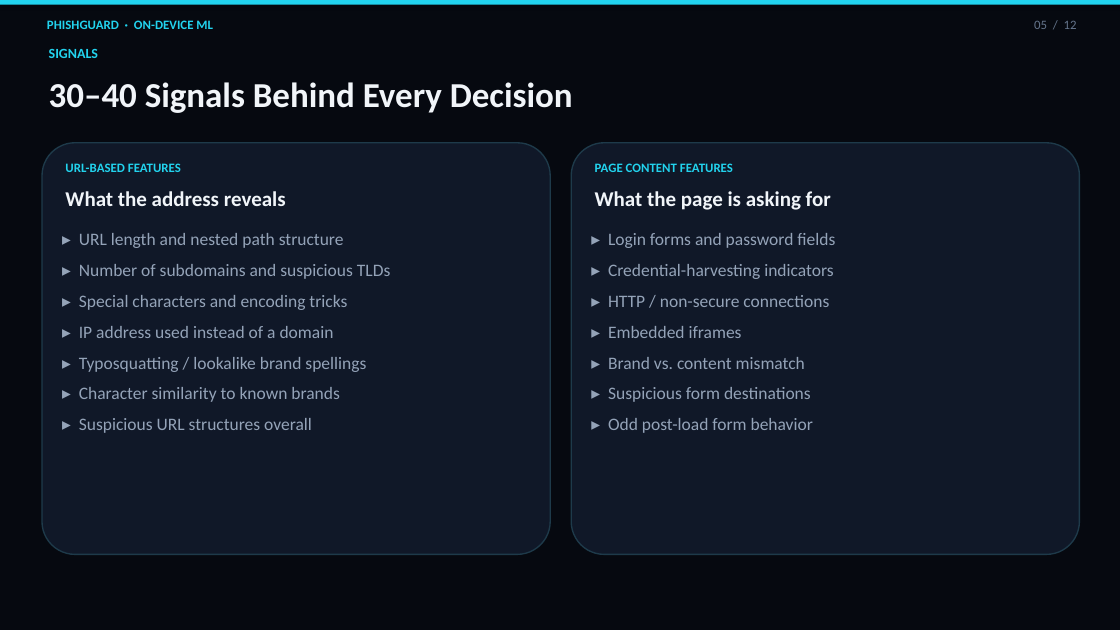
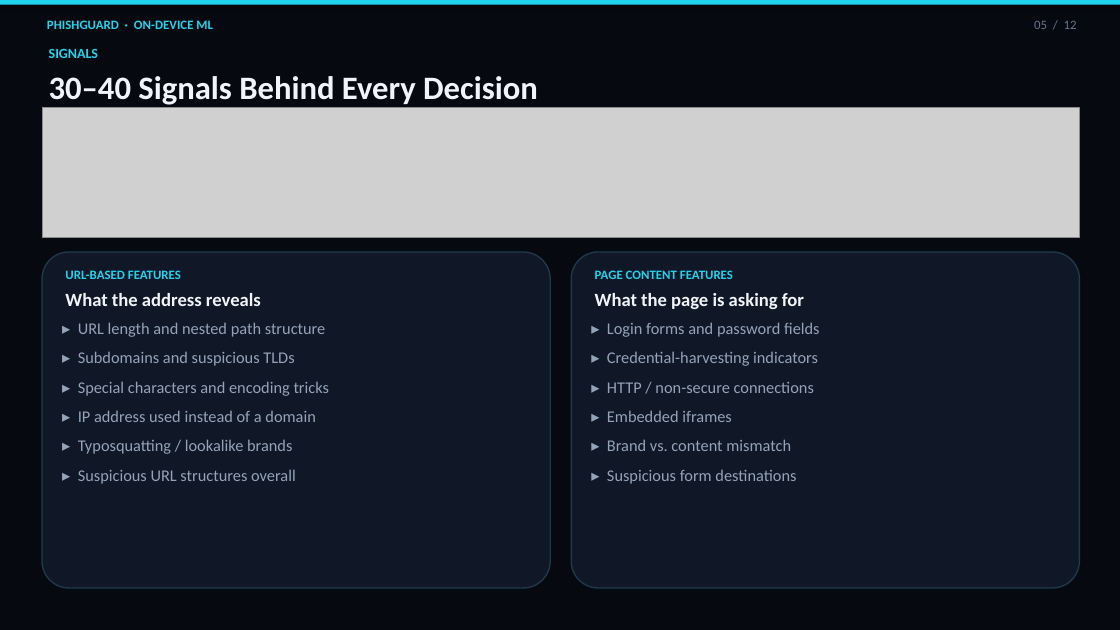
Before and after one commit to sachin20072909/Arduino-learning-journey.., a slide deck: slide 5 of presentation/PhishGuard-Hackathon-Pitch.pptx. Drawn at 1120x630 pixels with LibreOffice and Linux fonts; fonts in the diff are those of the drawing; grey boxes stand for pictures. Boxes give left, top, right and bottom in pixels: in the first picture for what was removed or moved away, otherwise in the second. Text is boxed around its words. In the diff, an @@ line names an element or a change of style, - is before the commit and + after.

Commit message:
Add cinematic visuals to the PhishGuard pitch deck
Generated cybersecurity images for title, problem, product,
privacy, ML, signals, dataset, and closing slides so the
PPTX is more pitch-ready for upload.

```diff
--- a/presentation/PhishGuard-Hackathon-Pitch.pptx
+++ b/presentation/PhishGuard-Hackathon-Pitch.pptx
@@ text "30–40 Signals Behind Every Decision" at (49, 76, 538, 108): size 30 to 28 pt @@
@@ picture added at (42, 108, 1080, 238) @@
@@ rounded rectangle: place and size @@
-rounded rectangle at (42, 143, 550, 555)
+rounded rectangle at (42, 252, 550, 588)
@@ text "URL-BASED FEATURES": place and size @@
-text "URL-BASED FEATURES" at (65, 163, 181, 172)
+text "URL-BASED FEATURES" at (65, 270, 181, 279)
@@ rounded rectangle: place and size @@
-rounded rectangle at (571, 143, 1080, 555)
+rounded rectangle at (571, 252, 1080, 588)
@@ text "PAGE CONTENT FEATURES": place and size @@
-text "PAGE CONTENT FEATURES" at (595, 163, 733, 172)
+text "PAGE CONTENT FEATURES" at (595, 270, 733, 279)
@@ text "What the address reveals": place and size @@
-text "What the address reveals" at (65, 191, 286, 206)
+text "What the address reveals" at (65, 293, 261, 306)
@@ text "What the address reveals" at (65, 293, 261, 306): size 18 to 16 pt @@
@@ text "What the page is asking ..." at (595, 293, 804, 309): size 18 to 16 pt @@
@@ text "What the page is asking ...": place and size @@
-text "What the page is asking ..." at (595, 191, 831, 210)
+text "What the page is asking ..." at (595, 293, 804, 309)
@@ text "▸ URL length and nested ...": place and size @@
-text "▸ URL length and nested ..." at (79, 233, 390, 433)
+text "▸ URL length and nested ..." at (78, 322, 330, 484)
@@ text at (78, 322, 330, 484): size 15 to 14 pt in "▸ URL length and nested path structure", "▸ Special characters and encoding tricks", "▸ IP address used instead of a ...", "▸ Suspicious URL structures overall" @@
@@ text "▸ Login forms and password ...": place and size @@
-text "▸ Login forms and password ..." at (608, 233, 835, 433)
+text "▸ Login forms and password ..." at (607, 322, 819, 484)
@@ text "▸ Login forms and password ..." at (607, 322, 819, 484): size 15 to 14 pt @@
@@ text at (78, 351, 294, 366): text changed; size 15 to 14 pt @@
-▸ Number of subdomains and suspicious TLDs
+▸ Subdomains and suspicious TLDs
@@ text at (608, 418, 813, 433): paragraph removed @@
-▸ Odd post-load form behavior
@@ text at (78, 439, 292, 454): text changed; size 15 to 14 pt @@
-▸ Typosquatting / lookalike brand spellings
-▸ Character similarity to known brands
+▸ Typosquatting / lookalike brands
```
Also in this commit, not shown: 11 other slides changed, 9 other files.
